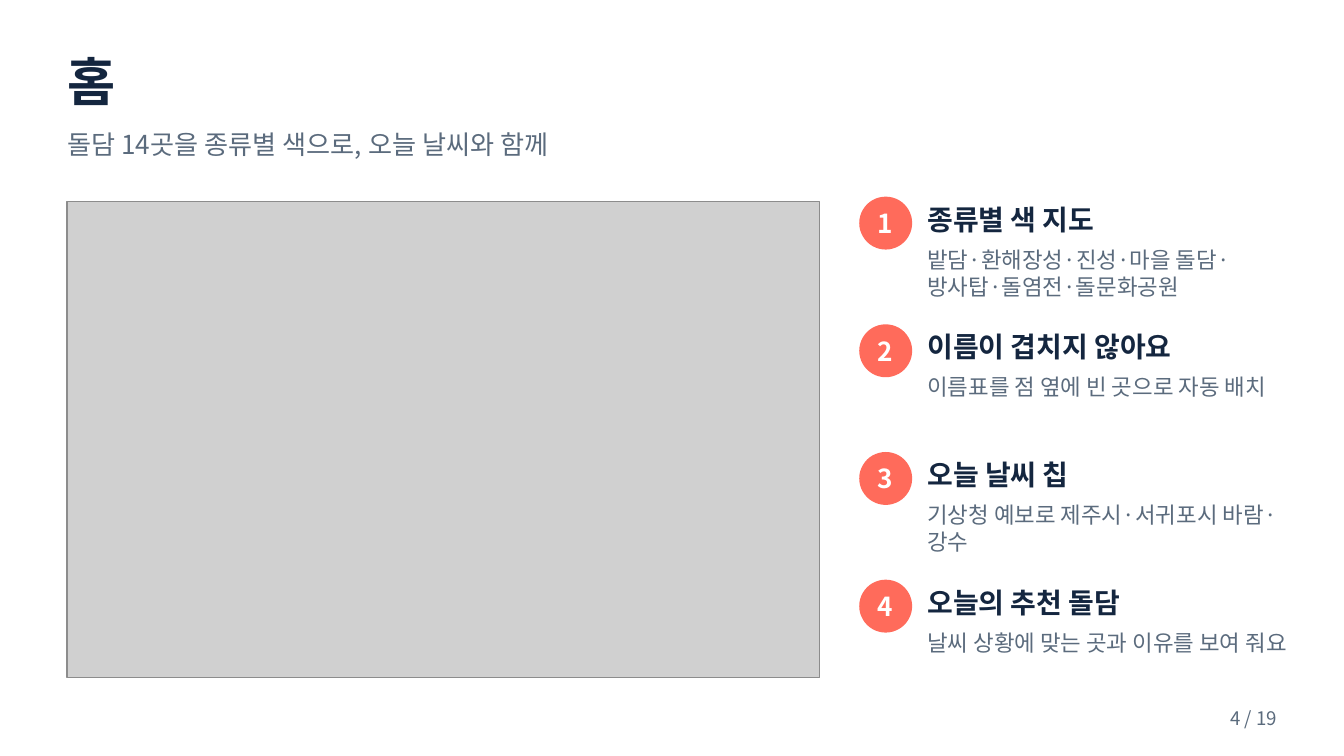
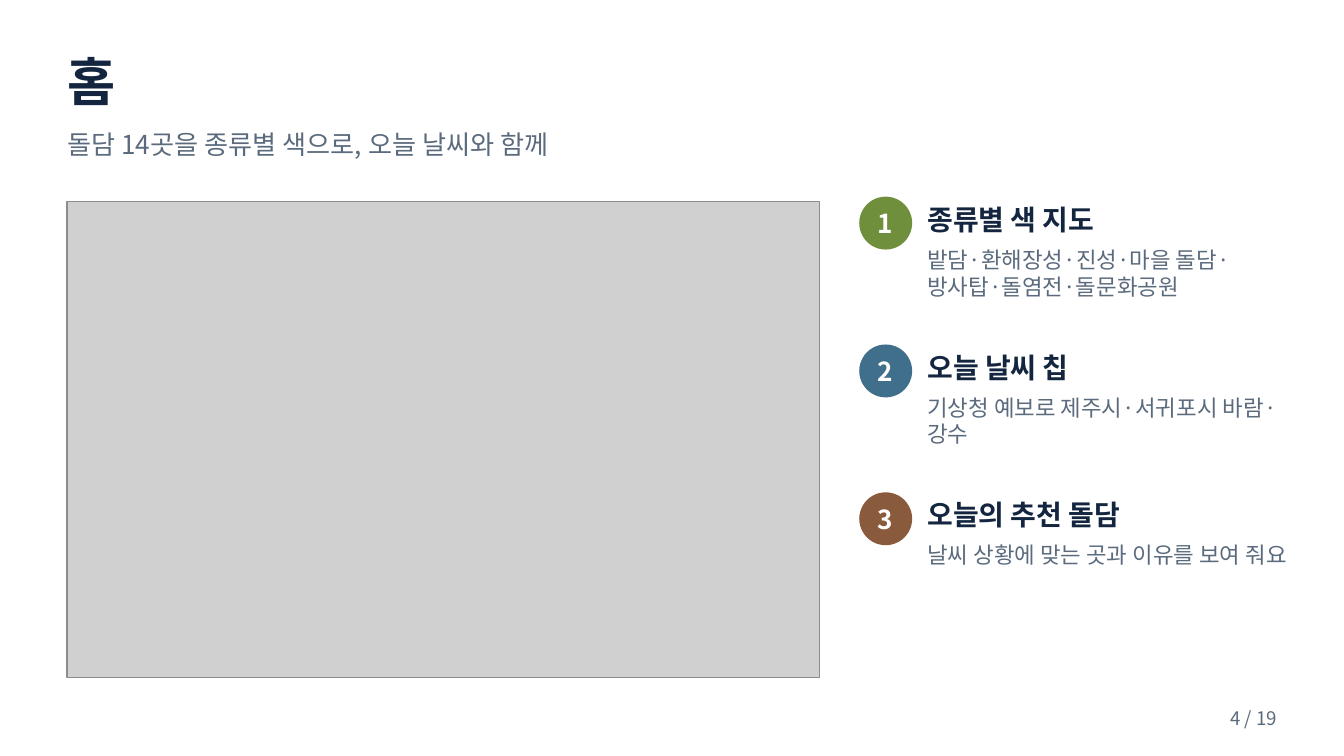
Before and after one commit to pjhjustin2430-cmd/doldam-today-jeju, a slide deck: slide 4 of docs/돌담오늘_발표자료.pptx. Drawn at 1344x756 pixels with LibreOffice and Linux fonts; fonts in the diff are those of the drawing; grey boxes stand for pictures. Boxes give left, top, right and bottom in pixels: in the first picture for what was removed or moved away, otherwise in the second. Text is boxed around its words. In the diff, an @@ line names an element or a change of style, - is before the commit and + after.

```diff
--- a/docs/돌담오늘_발표자료.pptx
+++ b/docs/돌담오늘_발표자료.pptx
@@ ellipse at box(860, 198, 911, 249): fill #FF6B5B to #6F8F3D; outline #FF6B5B 1 pt to #6F8F3D 1 pt @@
@@ text "2": place and size @@
-text "2" at box(878, 341, 893, 361)
+text "2" at box(878, 361, 893, 381)
@@ ellipse: place and size @@
-ellipse at box(860, 325, 911, 376)
+ellipse at box(860, 345, 911, 396)
@@ ellipse at box(860, 345, 911, 396): fill #FF6B5B to #3F6F8A; outline #FF6B5B 1 pt to #3F6F8A 1 pt @@
@@ text "오늘 날씨 칩": place and size @@
-text "오늘 날씨 칩" at box(927, 461, 1069, 488)
+text "오늘 날씨 칩" at box(927, 354, 1069, 381)
@@ text removed at box(927, 333, 1171, 360) @@
-이름이 겹치지 않아요
@@ text removed at box(927, 376, 1266, 397) @@
-이름표를 점 옆에 빈 곳으로 자동 배치
@@ text "기상청 예보로 제주시·서귀포시 바람·강수": place and size @@
-text "기상청 예보로 제주시·서귀포시 바람·강수" at box(927, 504, 1277, 552)
+text "기상청 예보로 제주시·서귀포시 바람·강수" at box(927, 397, 1277, 444)
@@ text "3": place and size @@
-text "3" at box(878, 468, 893, 489)
+text "3" at box(878, 509, 893, 530)
@@ ellipse: place and size @@
-ellipse at box(860, 453, 911, 504)
+ellipse at box(860, 493, 911, 544)
@@ ellipse at box(860, 493, 911, 544): fill #FF6B5B to #8A5A3C; outline #FF6B5B 1 pt to #8A5A3C 1 pt @@
@@ text "오늘의 추천 돌담": place and size @@
-text "오늘의 추천 돌담" at box(927, 589, 1121, 616)
+text "오늘의 추천 돌담" at box(927, 501, 1121, 528)
@@ text "날씨 상황에 맞는 곳과 이유를 ...": place and size @@
-text "날씨 상황에 맞는 곳과 이유를 ..." at box(927, 632, 1286, 653)
+text "날씨 상황에 맞는 곳과 이유를 ..." at box(927, 544, 1286, 565)
@@ ellipse removed at box(860, 581, 911, 632) @@
@@ text removed at box(878, 596, 893, 616) @@
-4
```
Also in this commit, not shown: 1 other slide changed, 2 other files.
